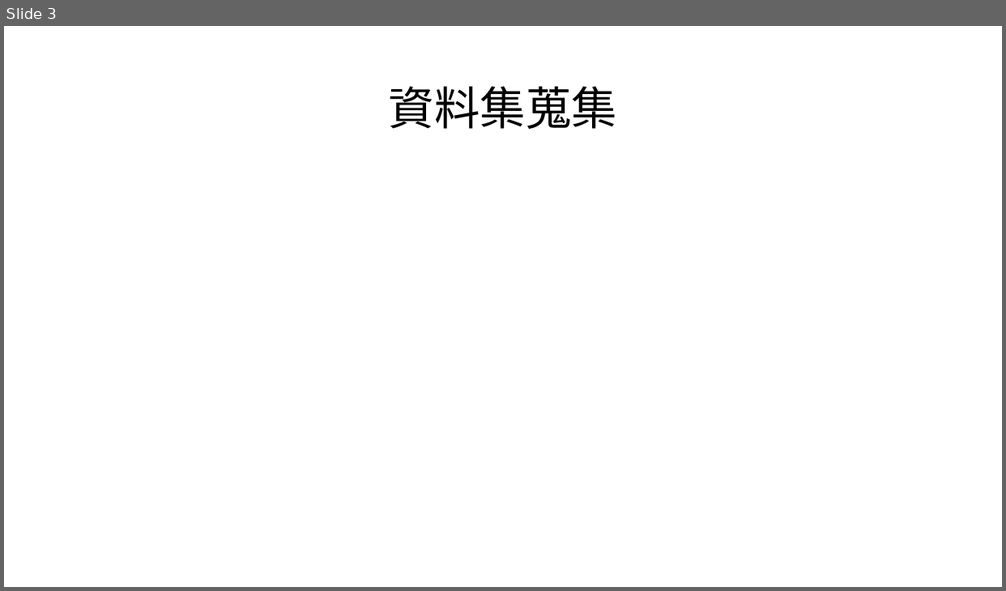
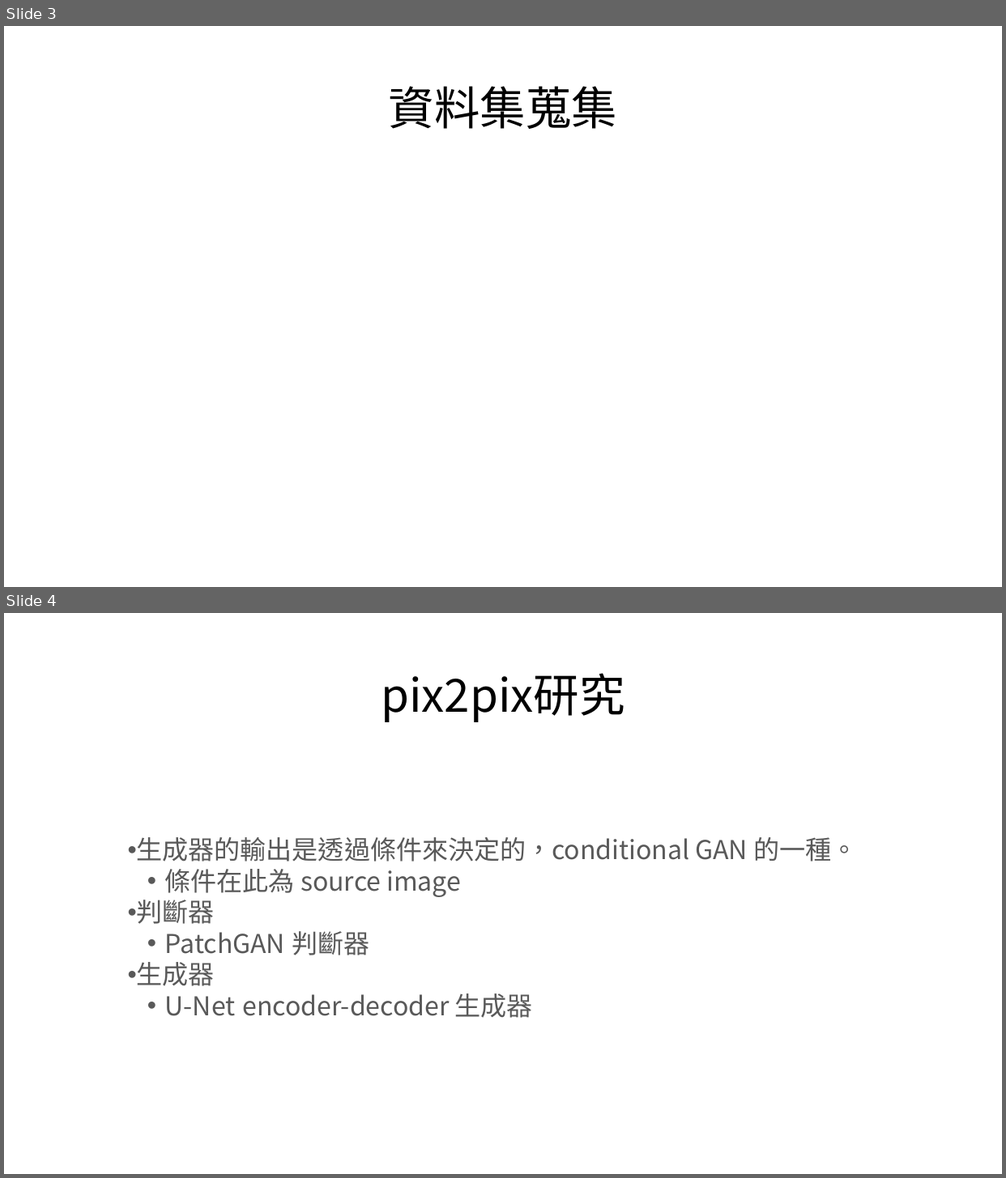
Before and after one commit to mizulun/seatpose-system, a slide deck: week21進度報告.pptx. Shown one above the other, each under a label of ours: slide 3 before the commit, slides 3 and 4 after it. The pictures are 1006x591 and 1006x1178 pixels, drawn with LibreOffice and Linux fonts; fonts in the diff are those of the drawing. Boxes give left, top, right and bottom in pixels: in the first picture for what was removed or moved away, otherwise in the second. Text is boxed around its words. In the diff, an @@ line names an element or a change of style, - is before the commit and + after.

```diff
--- a/week21進度報告.pptx
+++ b/week21進度報告.pptx
@@ slide 4 added at (4,613,1002,1174), background #FFFFFF @@
@@ title added at (381,673,625,722), 44 pt, text #000000 @@
+pix2pix研究
@@ text added at (137,837,857,1018), 25 pt, text #595959 @@
+• 生成器的輸出是透過條件來決定的，conditional GAN 的一種。
+  • 條件在此為 source image
+• 判斷器
+  • PatchGAN 判斷器
+• 生成器
+  • U-Net encoder-decoder 生成器
```
Also in this commit, not shown: 5 other slides added, 1 slide removed.
